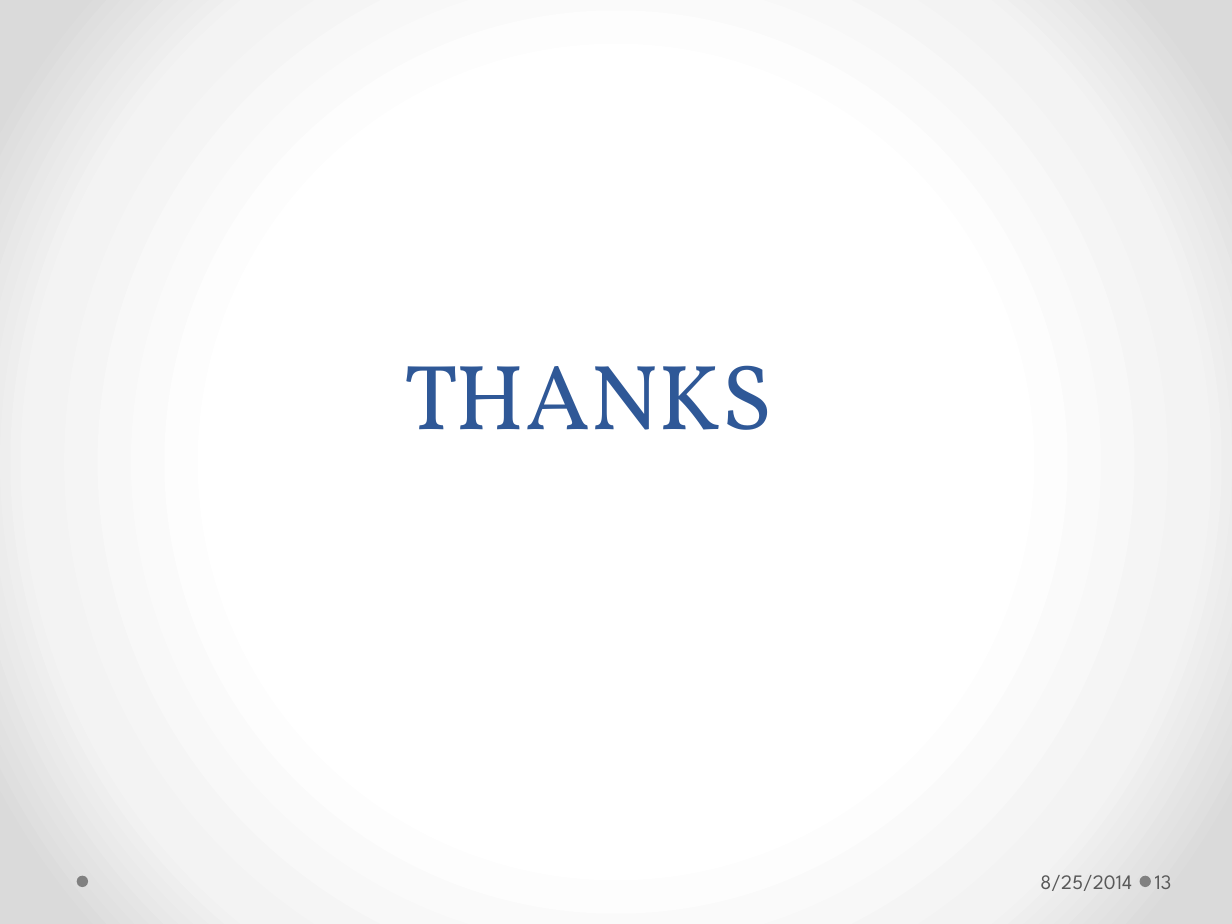
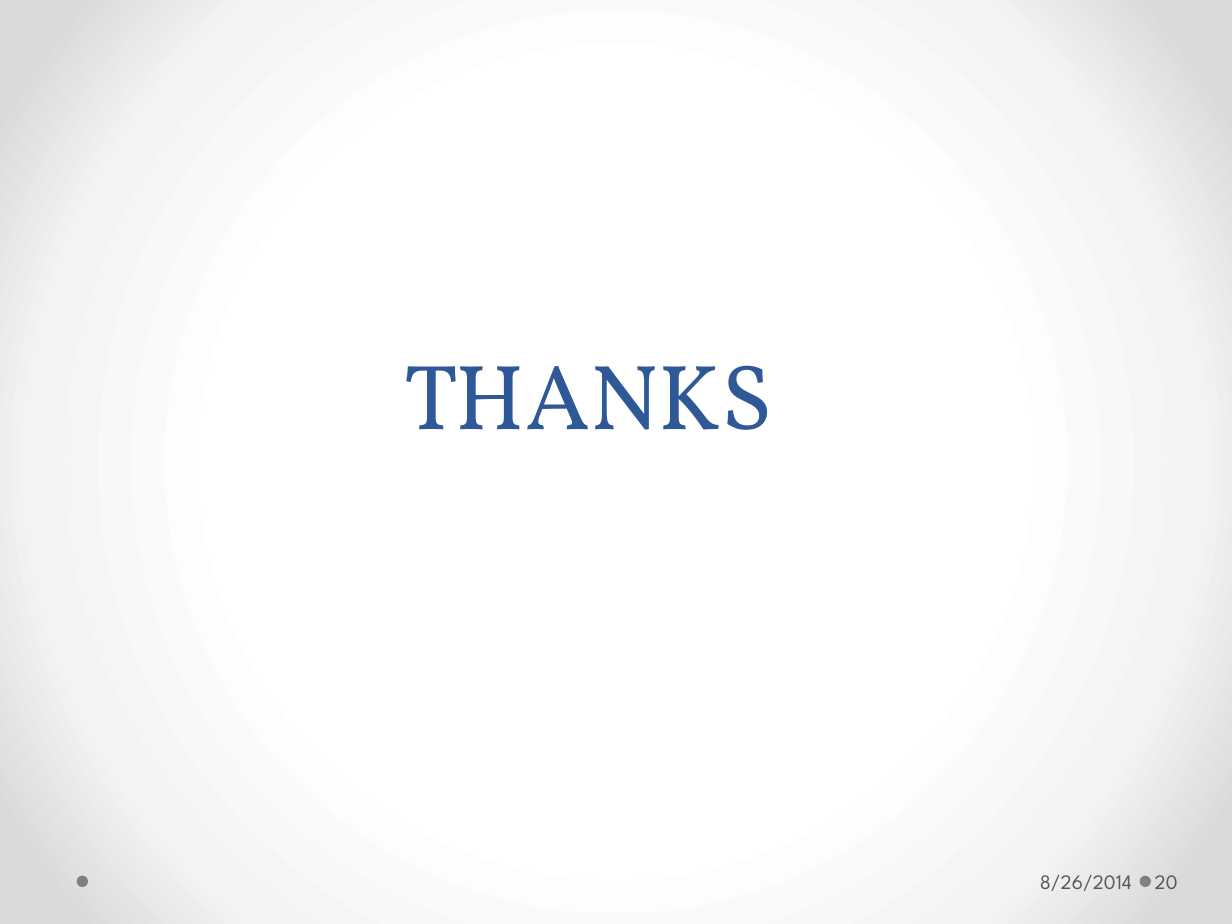
Before and after one commit to longhaisheng/dbroute, a slide deck: slide 20 of dbroute.pptx (slide 13 before the commit). Drawn at 1232x924 pixels with LibreOffice and Linux fonts; fonts in the diff are those of the drawing. Boxes give left, top, right and bottom in pixels: in the first picture for what was removed or moved away, otherwise in the second. Text is boxed around its words. In the diff, an @@ line names an element or a change of style, - is before the commit and + after.

```diff
--- a/dbroute.pptx
+++ b/dbroute.pptx
@@ text at (x1=1040, y1=875, x2=1132, y2=891): text changed @@
-8/25/2014
+8/26/2014
@@ page number at (x1=1155, y1=875, x2=1178, y2=889): text changed @@
-13
+20
```
Also in this commit, not shown: 12 other slides changed, 7 slides added.
